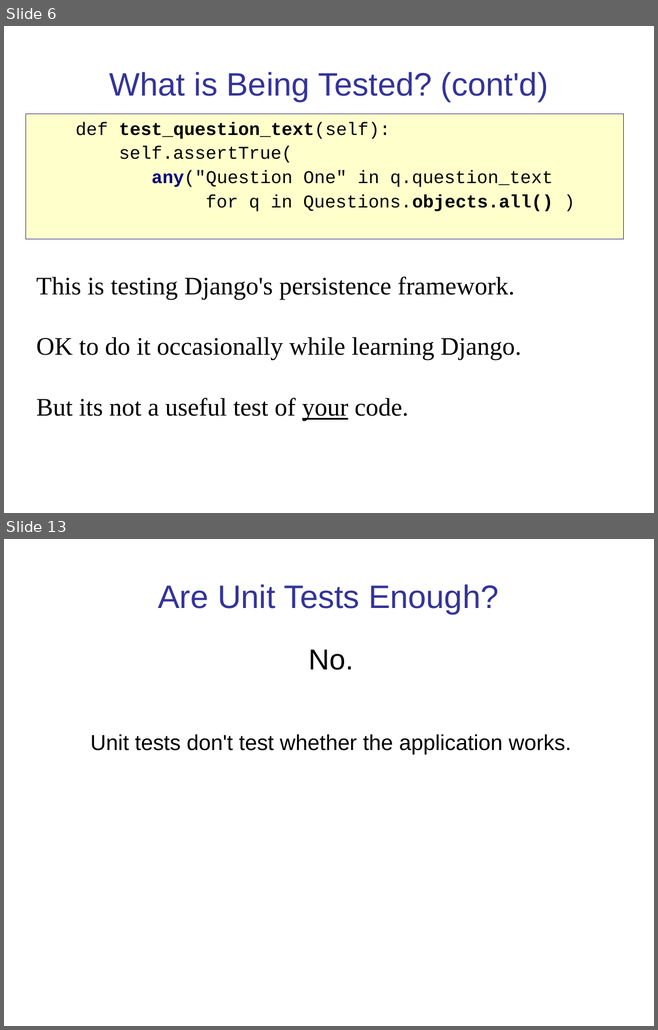
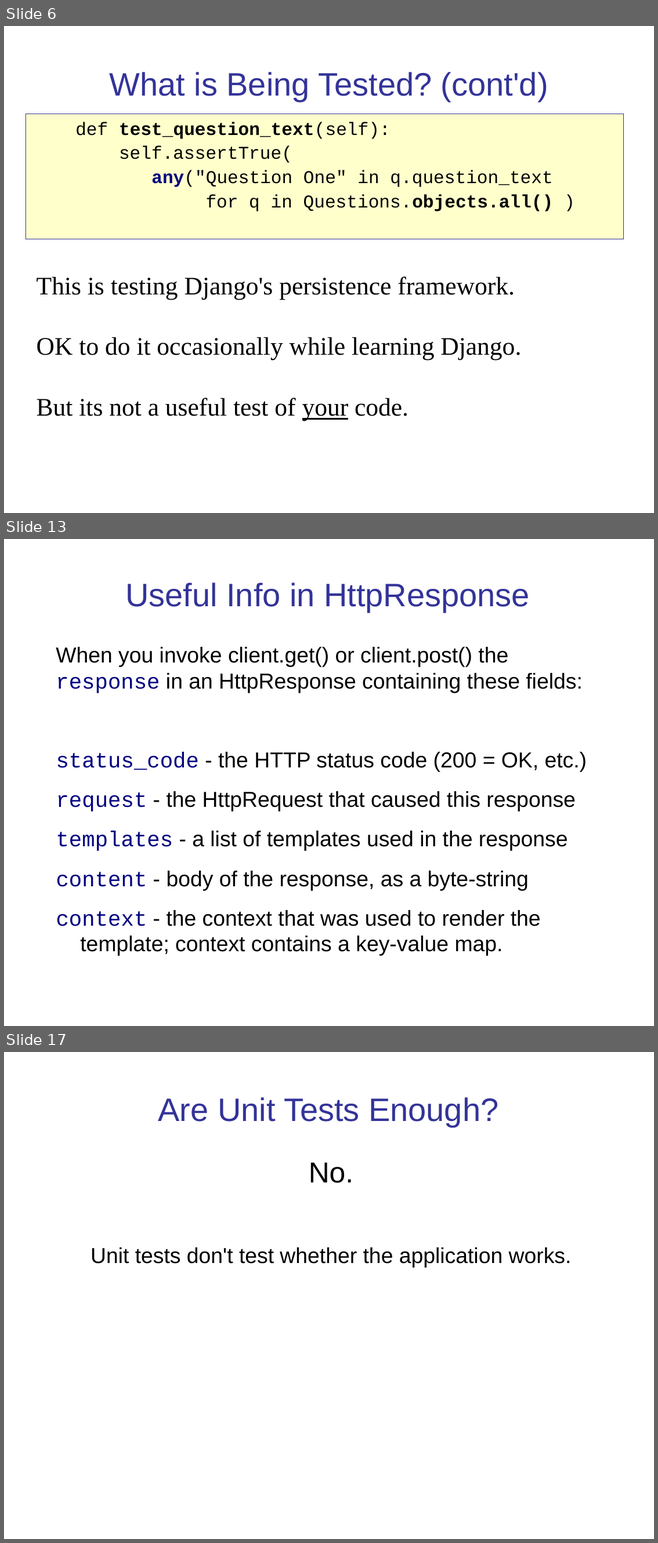
Before and after one commit to cpske/ISP, a slide deck: testing/WebTesting.ppt. Shown one above the other, each under a label of ours: slides 6 and 13 before the commit, slides 6, 13 and 17 after it; the slides between them are not shown. The pictures are 658x1030 and 658x1543 pixels, drawn with LibreOffice and Linux fonts; fonts in the diff are those of the drawing. Boxes give left, top, right and bottom in pixels: in the first picture for what was removed or moved away, otherwise in the second. Text is boxed around its words. In the diff, an @@ line names an element or a change of style, - is before the commit and + after.

```diff
--- a/testing/WebTesting.ppt
+++ b/testing/WebTesting.ppt
@@ slide 13 added at box(4, 539, 654, 1026), background #FFFFFF @@
@@ title added at box(125, 583, 529, 612), 36 pt, text #333399 @@
+Useful Info in HttpResponse
@@ text added at box(56, 647, 587, 956), 24 pt, text #000000 @@
+When you invoke client.get() or client.post() the response in an HttpResponse containing these fields:
+status_code - the HTTP status code (200 = OK, etc.)
+request - the HttpRequest that caused this response
+templates - a list of templates used in the response
+content - body of the response, as a byte-string
+context - the context that was used to render the template; context contains a key-value map.
@@ what was slide 13 is now slide 17 @@
```
Also in this commit, not shown: 10 slides changed, 3 other slides added, 1 other file.
